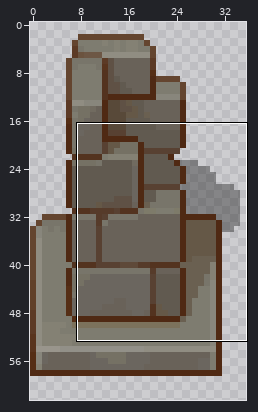
File history of a pixel-art sprite, assets/common/Temple/props/pilars/stone_pilar4_broken.png. Above: a wide view before the commit, with the close-up outlined.
Close-up. As it was:
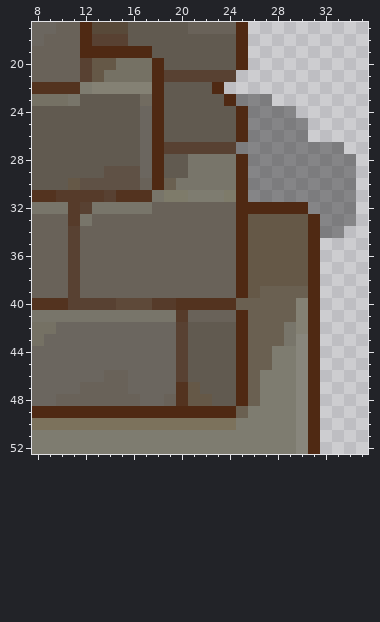
The file is 36x64 pixels. Pixels under 10% opacity are left out. Colours within 5 levels of each other are drawn and written as one. Shown: x 8..35, y 17..52. The wide view leaves out empty margins.
After the commit:
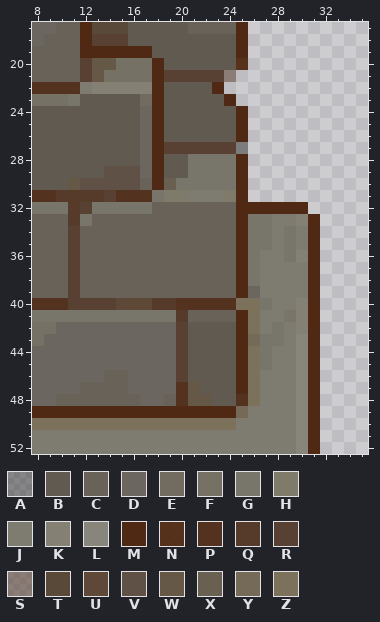
Palette (. is transparent): A #00000059  B #615a50  C #696259  D #6b665f  E #716b60  F #757164  G #78756a  H #7e7b6a  J #7e7c70  K #848174  L #88867c  M #4f2913  N #502a13f3  P #53331f  Q #563b2a  R #584132  S #59413292  T #584939  U #5e4939  V #5f5145  W #655847  X #6a6051  Y #746a57  Z #7c725c
What changed:
y 20: x 25 M -> N
y 21: x 24 R -> S
y 23: x 25..27 AAA -> ...
y 24: x 26..29 AAAA -> ....
y 25..26: x 26..30 AAAAA -> .....
y 27: x 26..33 AAAAAAAA -> ........
y 28..31: x 26..34 AAAAAAAAA -> .........
y 32: x 31..34 AAAA -> ....
y 33: x 26..30 WWWWW -> GGJJK; x 32..34 AAA -> ...
y 34: x 26..30 WWWWW -> GGJGJ; x 32..33 AA -> ..
y 35: x 26..30 WWWWW -> GGJGJ
y 36: x 26..30 WWWWW -> GJJGK
y 37..38: x 26..30 WWWWW -> GJJJJ
y 39: x 26..30 WXXXX -> DJJJJ
y 40: x 25..29 XXXXX -> ZZGJJ
y 41: x 26..29 XXXX -> ZJJG
y 42: x 26..29 XXXG -> ZJGJ
y 43: x 26..29 XXXG -> YGGJ
y 44..45: x 26..27 XX -> ZG
y 46..47: x 26 X -> Z
y 48: x 25..26 MX -> PZ
y 49: x 25 X -> Y
